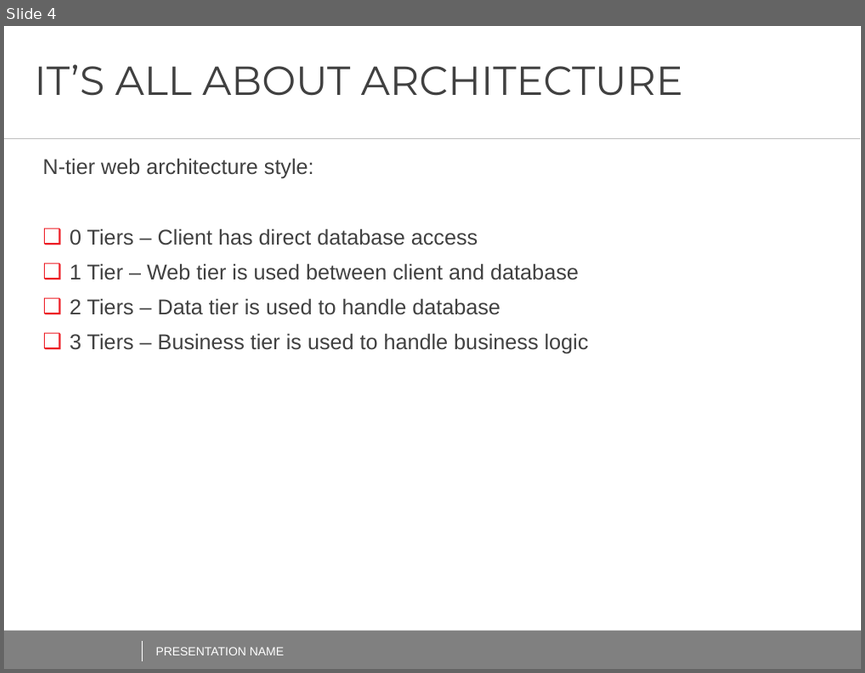
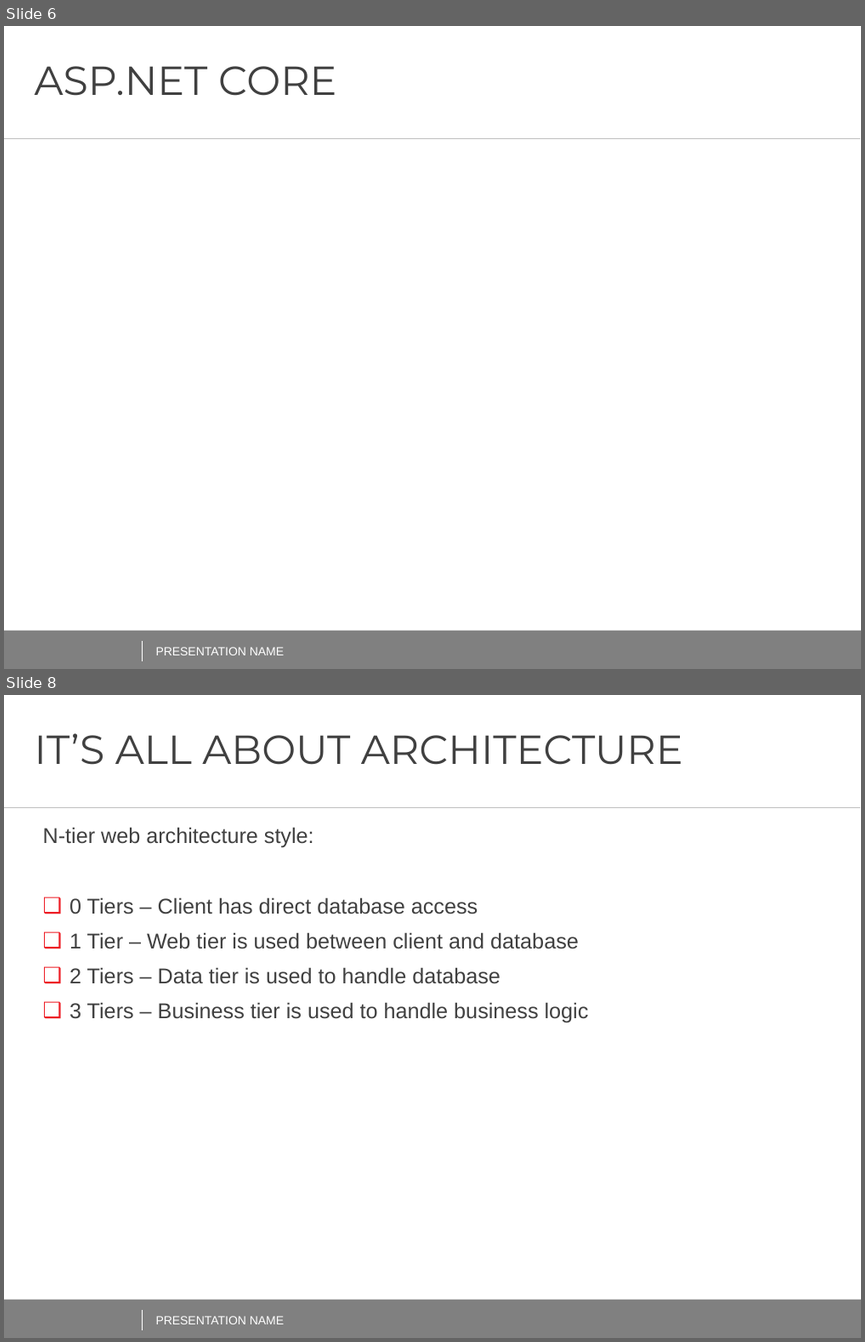
Before and after one commit to AndreiShenets/ASP.NET-Lectures, a slide deck: ASP.NET CORE - iTechArt 2018.pptx. Shown one above the other, each under a label of ours: slide 4 before the commit, slides 6 and 8 after it; the slides between them are not shown. The pictures are 865x673 and 865x1342 pixels, drawn with LibreOffice and Linux fonts; fonts in the diff are those of the drawing; background and template pictures are left out. Boxes give left, top, right and bottom in pixels: in the first picture for what was removed or moved away, otherwise in the second. Text is boxed around its words. In the diff, an @@ line names an element or a change of style, - is before the commit and + after.

```diff
--- a/ASP.NET CORE - iTechArt 2018.pptx
+++ b/ASP.NET CORE - iTechArt 2018.pptx
@@ slide 6 added at [4,26,861,669], background #FFFFFF; not listed: 4 template elements that a slide beside it also shows @@
@@ title added at [35,66,337,96], 34 pt, text #404040 @@
+ASP.NET CORE
@@ text added at [156,646,284,655], 10 pt, text #FFFFFF @@
+PRESENTATION NAME
@@ what was slide 4 is now slide 8 @@
```
Also in this commit, not shown: 3 other slides added.
